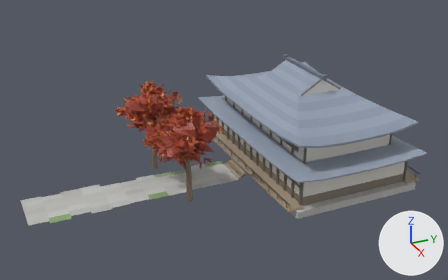
Renders of the glTF model godot/assets/models/hieda_blockout.glb from each side of a commit.
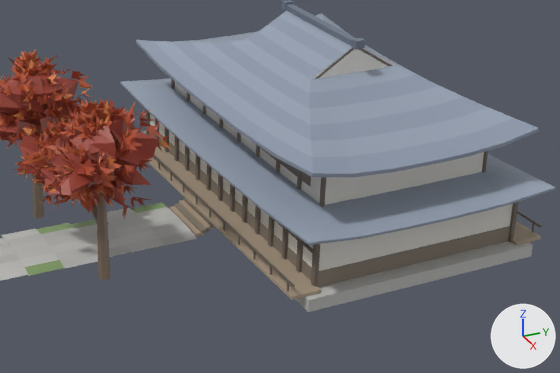
There are two pictures of each version: one whole from a 50 mm camera at (65.7, -40.9, 37.5) aimed at (1.4, -11.9, 5.3), one close up on the part from 30% to 96% of the width and 19% to 90% of the height. The axes (+X, +Y, +Z) are drawn at lower right. The lights are the same throughout. The older version's two pictures come first. Vertices at exactly the same position are counted once.

The first close-up shows 'hieda_blockout'.
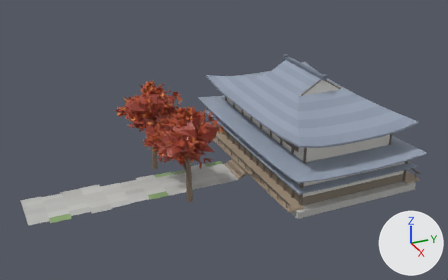
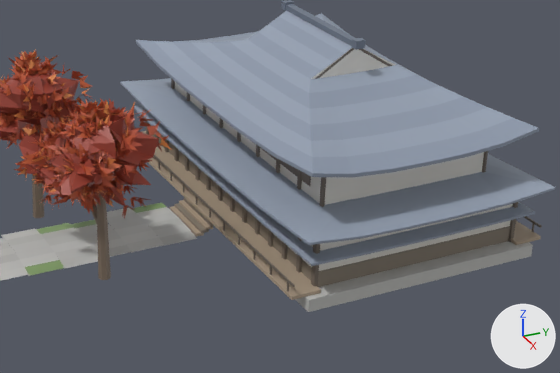
Pixel boxes [x1, y1, x2, y2] of what changed, in the close-ups (560 x 373 px):
```json
{"part": 1, "of": "me_hieda_scene", "change": "added", "after": [132, 105, 535, 266]}
```

Scene script edits in JSON lines:
```json
{"block": "me_hieda_scene", "where": "# used by ob_hieda_blockout; location = (0.0, 0.0, 0.0)"}
{"op": "remove", "block": "me_hieda_scene", "code": "me_hieda_scene.from_pydata(...)  # 14464 vertices, 7612 faces; spans x -14.4..14.4, y -36.5..9.3, z -0.1..13.2"}
{"op": "add", "block": "me_hieda_scene", "code": "me_hieda_scene.from_pydata(...)  # 14524 vertices, 7692 faces; spans x -14.4..14.4, y -36.5..9.3, z -0.1..13.2"}
{"block": "me_hieda_scene", "change": "me_hieda_scene part 1: a new loose piece of 60 vertices spanning x -13.7..13.7, y -8.3..8.3, z 3.0..3.4, in mat_defaultmaterial"}
{"block": "me_hieda_scene", "change": "other edits to the shape of me_hieda_scene do not show in these pictures"}
```
